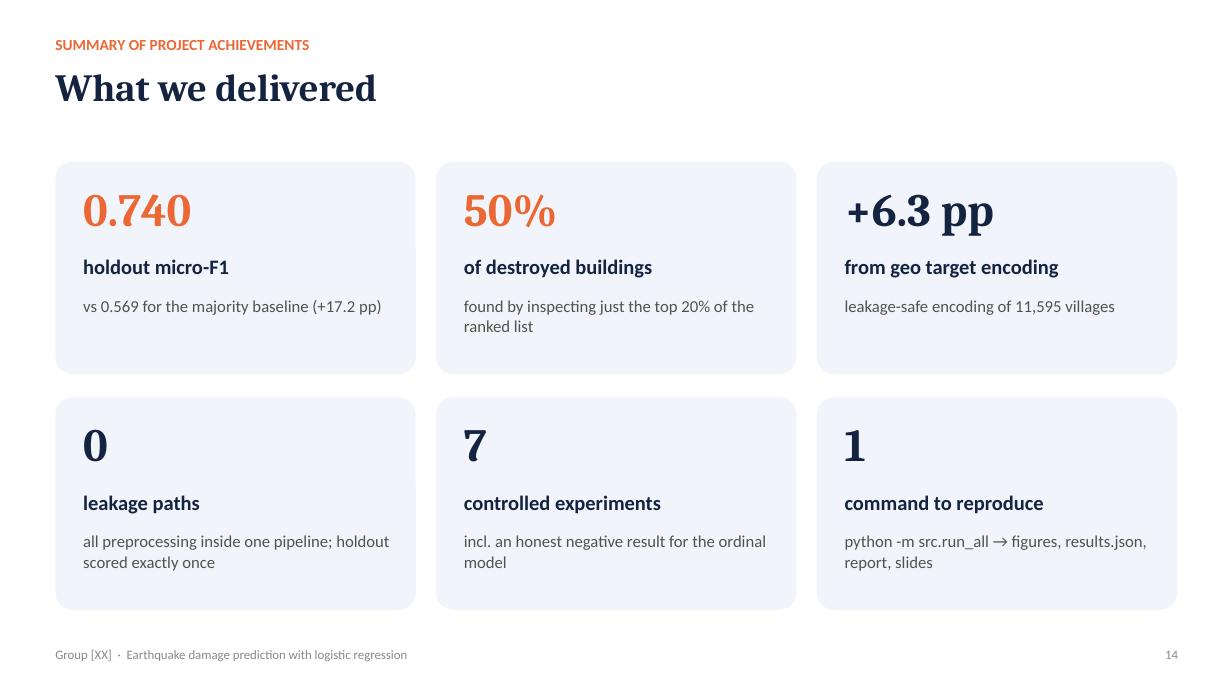
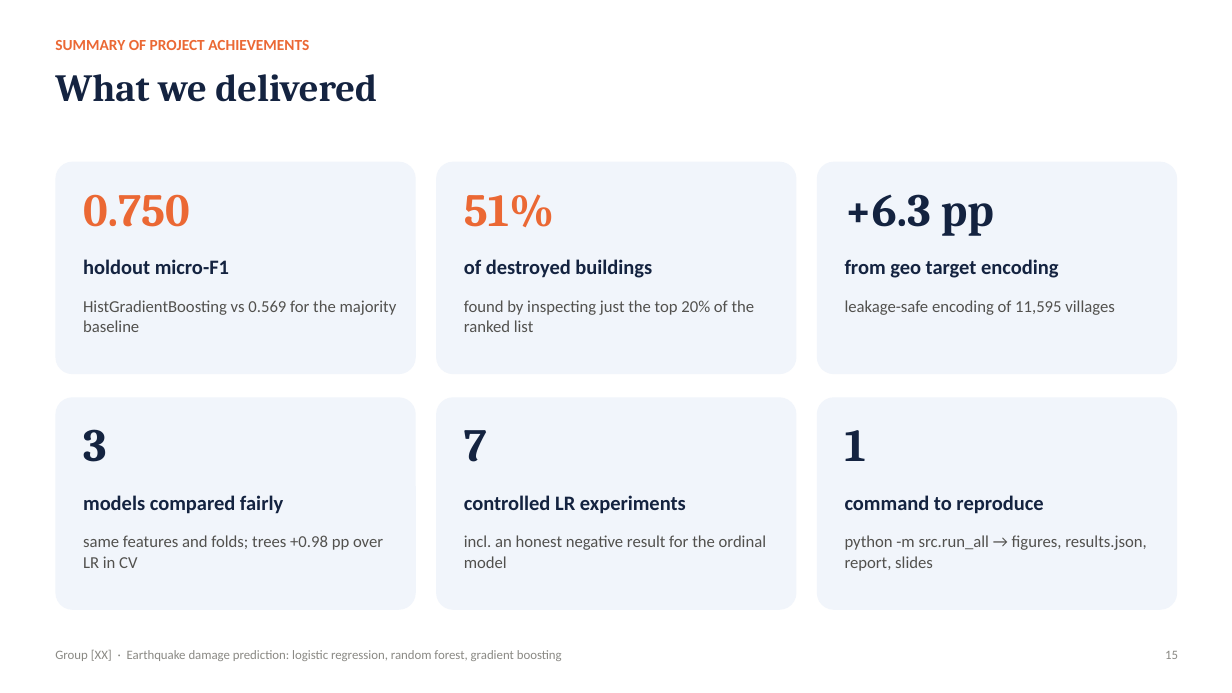
Before and after one commit to watersalamander/MH6810-Python-Project, a slide deck: slide 15 of slides/presentation.pptx (slide 14 before the commit). Drawn at 1232x693 pixels with LibreOffice and Linux fonts; fonts in the diff are those of the drawing. Boxes give left, top, right and bottom in pixels: in the first picture for what was removed or moved away, otherwise in the second. Text is boxed around its words. In the diff, an @@ line names an element or a change of style, - is before the commit and + after.

```diff
--- a/slides/presentation.pptx
+++ b/slides/presentation.pptx
@@ text at <box>83,194,190,227</box>: text changed @@
-0.740
+0.750
@@ text at <box>464,194,554,227</box>: text changed @@
-50%
+51%
@@ text at <box>83,300,397,332</box>: text changed @@
-vs 0.569 for the majority baseline (+17.2 pp)
+HistGradientBoosting vs 0.569 for the majority baseline
@@ text at <box>83,429,106,462</box>: text changed @@
-0
+3
@@ text at <box>83,495,283,514</box>: text changed @@
-leakage paths
+models compared fairly
@@ text at <box>464,495,686,514</box>: text changed @@
-controlled experiments
+controlled LR experiments
@@ text at <box>83,535,383,568</box>: text changed @@
-all preprocessing inside one pipeline; holdout scored exactly once
+same features and folds; trees +0.98 pp over LR in CV
@@ text at <box>55,650,562,661</box>: text changed @@
-Group [XX] · Earthquake damage prediction with logistic regression
+Group [XX] · Earthquake damage prediction: logistic regression, random forest, gradient boosting
@@ text at <box>1165,651,1178,659</box>: text changed @@
-14
+15
```
Also in this commit, not shown: 13 other slides changed, 2 slides added, 1 slide removed, 22 other files.
